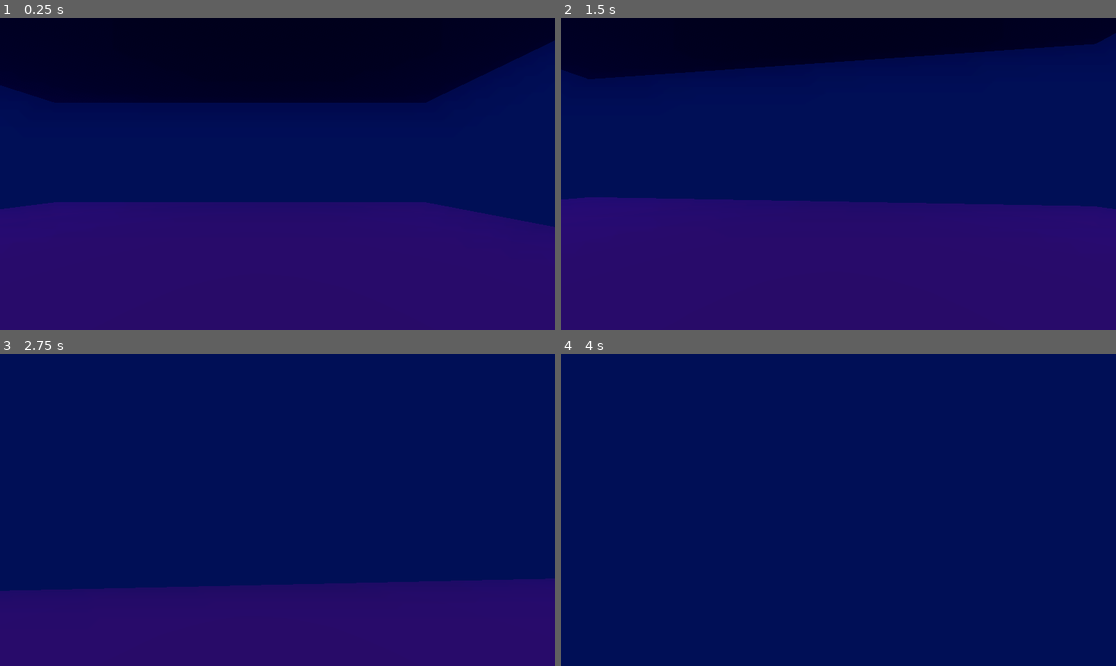
Above: before the commit, frames 1-4 (two rows, left to right).
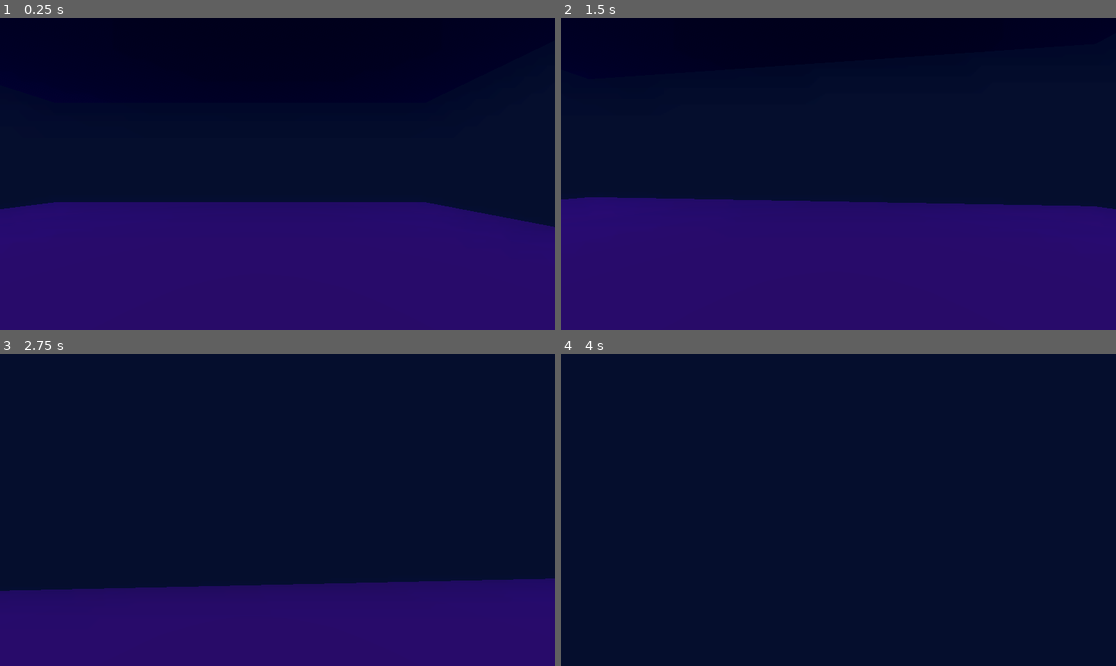
Above: after the commit, the same moments.

Repository: AbstractMelon/GGJ-2026
Game: Godot game, scene res://scenes/game.tscn
Two runs of this game, one before a commit and one after it. Both use one fixed random seed, a clock stepped at 60 frames per second and the inputs below. This scene is started directly instead of the project's main scene.
Inputs (mouse positions are in pixels of both pictures, inside the frame that each line leads up to):
- Up to frame 1 (0.25 s): no input
- Up to frame 2 (1.5 s): move the mouse to (866, 174) at 0.52 s; hold W (move_forward) from 0.53 s (still down); move the mouse to (810, 174) at 1.27 s
- Up to frame 3 (2.75 s): keep holding W (move_forward); move the mouse to (288, 503) at 2.02 s
- Up to frame 4 (4 s): keep holding W (move_forward); move the mouse to (832, 516) at 2.77 s; tap Enter at 3.5 s; move the mouse to (877, 513) at 3.52 s

The runs differ from the first frame. In frame 1, 36% of the frame differs, in the area x 0-100%, y 7-68%; in frame 2, 45%; in frame 3, 74%; in frame 4, 100%, in the area x 0-100%, y 0-100%.

Commit message:
Conflict this

Diff:
--- a/scenes/game.tscn
+++ b/scenes/game.tscn
@@ -50,7 +50,7 @@
 [sub_resource type="StandardMaterial3D" id="StandardMaterial3D_wall"]
 albedo_color = Color(0.02, 0.02, 0.05, 1)
 emission_enabled = true
-emission = Color(3.0611158e-05, 0.3128988, 0.8760147, 1)
+emission = Color(0.2143032, 0.28803644, 0.5151781, 1)
 emission_energy_multiplier = 0.2
 
 [sub_resource type="BoxShape3D" id="BoxShape3D_wall"]
